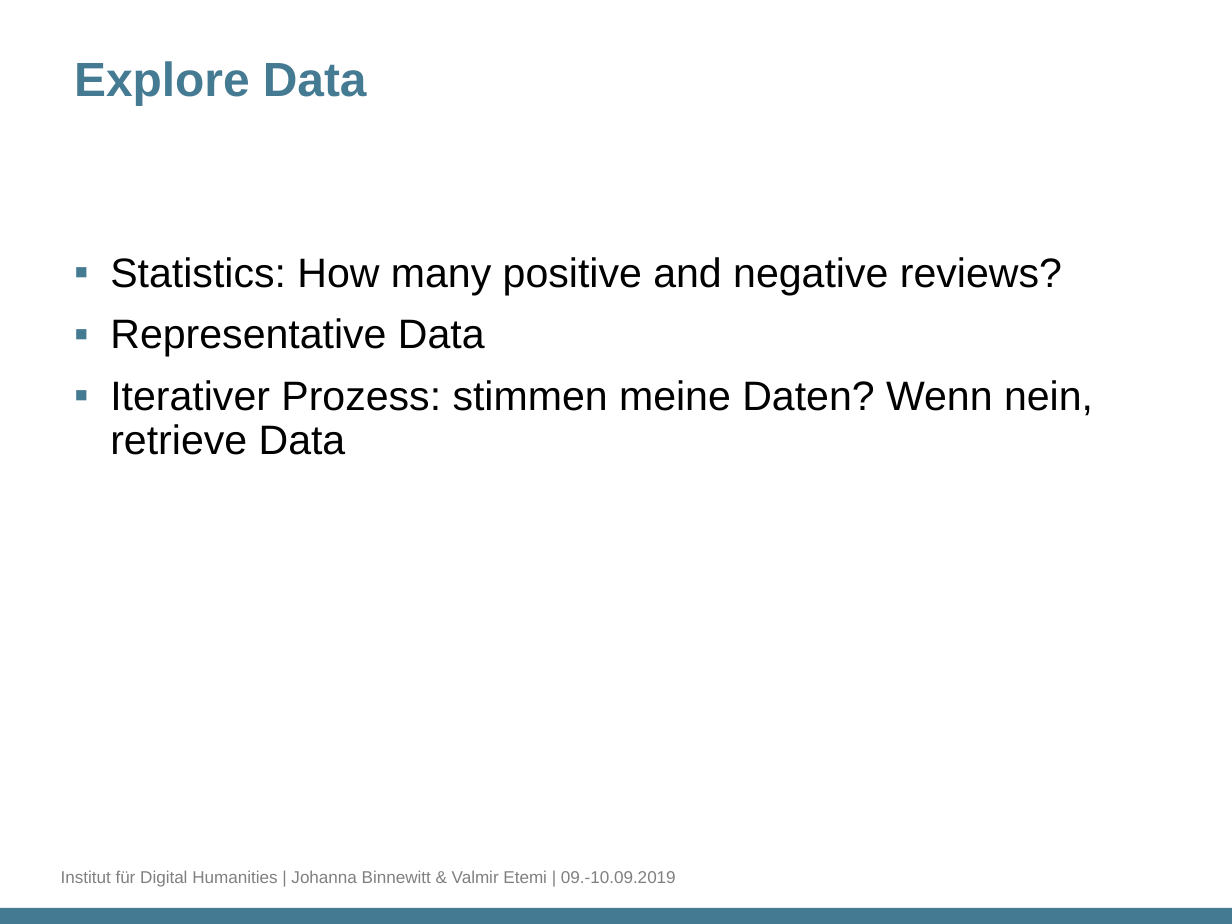
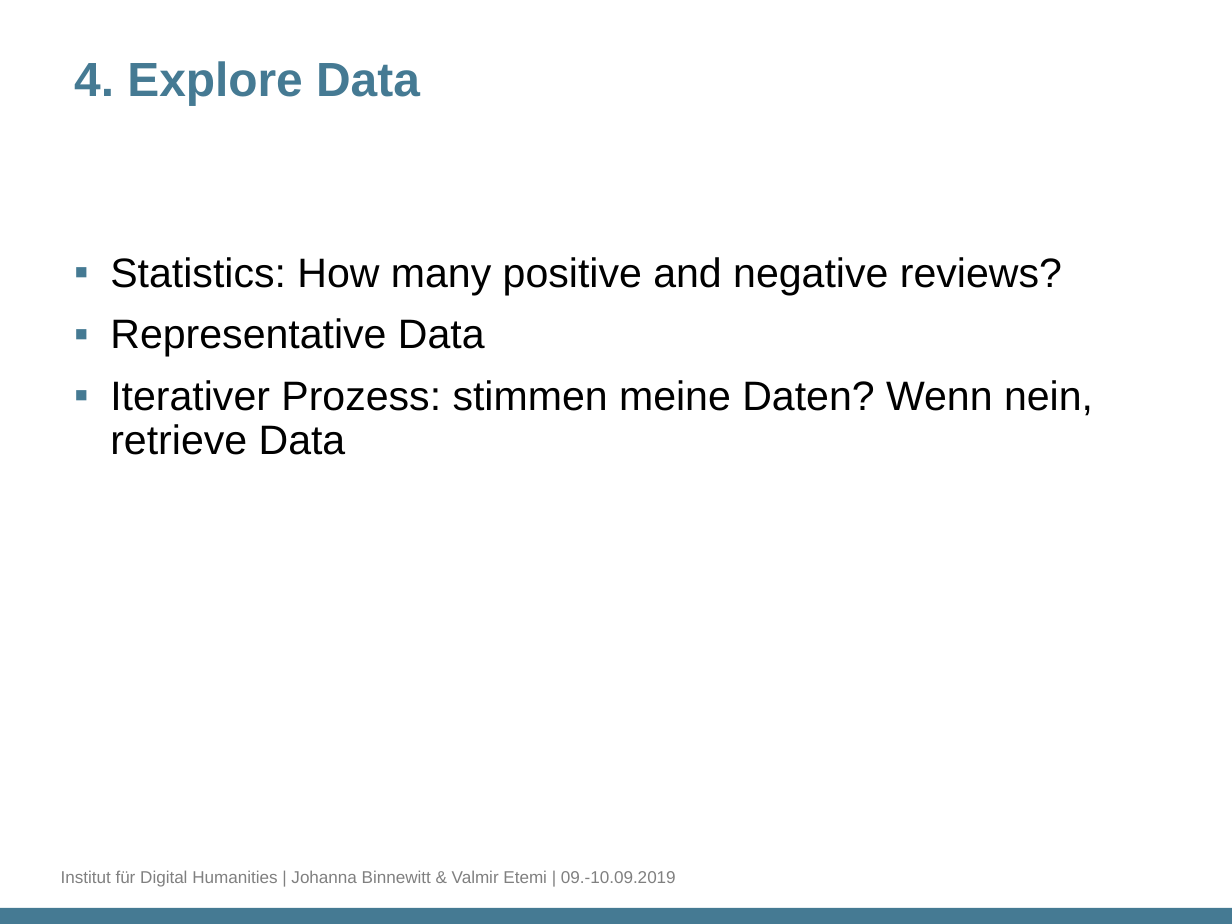
Before and after one commit to DH-Cologne/SummerSchool2019, a slide deck: slide 7 of docs/HandsOn-Text_Classification.pptx (slide 5 before the commit). Drawn at 1232x924 pixels with LibreOffice and Linux fonts; fonts in the diff are those of the drawing; background and template pictures are left out. Boxes give left, top, right and bottom in pixels: in the first picture for what was removed or moved away, otherwise in the second. Text is boxed around its words. In the diff, an @@ line names an element or a change of style, - is before the commit and + after.

```diff
--- a/docs/HandsOn-Text_Classification.pptx
+++ b/docs/HandsOn-Text_Classification.pptx
@@ title at (74, 61, 420, 105): text changed @@
-Explore Data
+4. Explore Data
```
Also in this commit, not shown: 5 other slides changed, 2 slides added, 13 other files.
